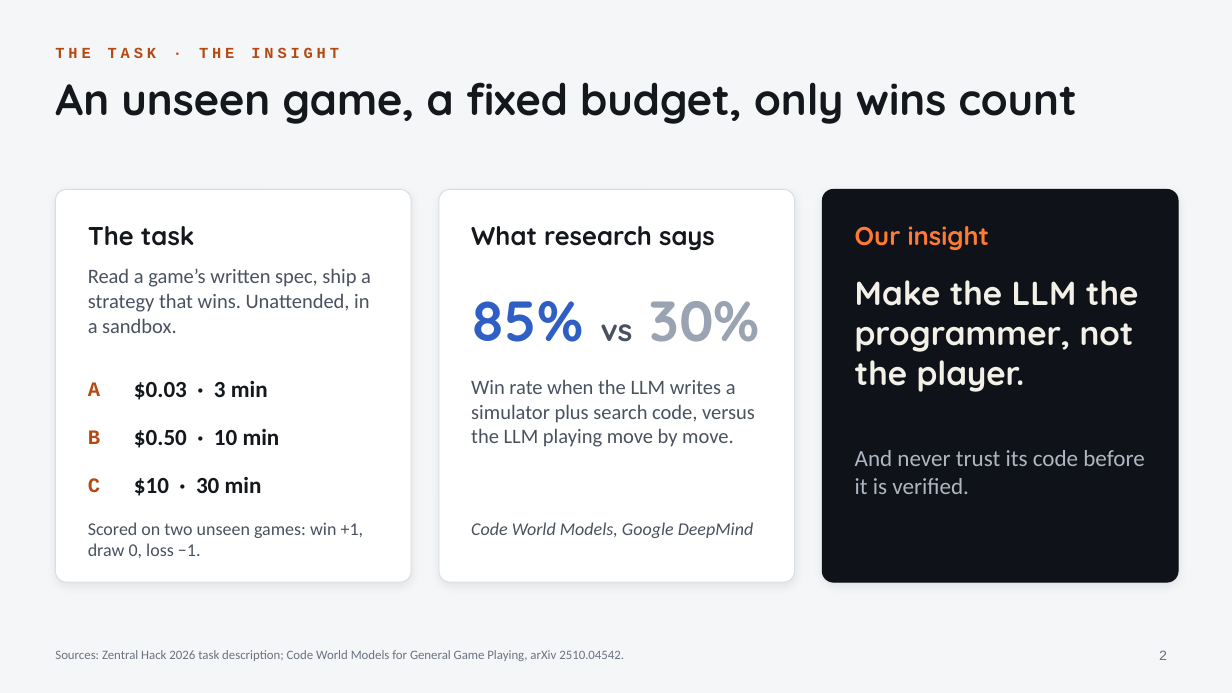
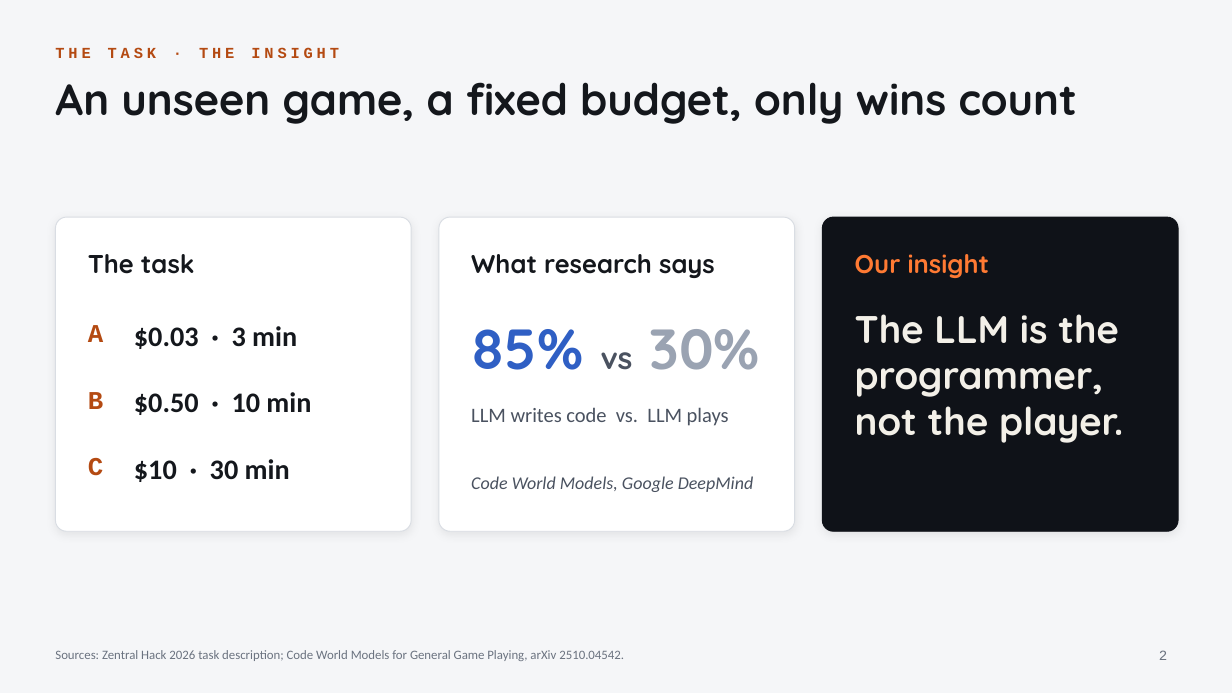
Before and after one commit to timoo-006/zentralhack-harness, a slide deck: slide 2 of docs/presentation/pitch.pptx. Drawn at 1232x693 pixels with LibreOffice and Linux fonts; fonts in the diff are those of the drawing. Boxes give left, top, right and bottom in pixels: in the first picture for what was removed or moved away, otherwise in the second. Text is boxed around its words. In the diff, an @@ line names an element or a change of style, - is before the commit and + after.

```diff
--- a/docs/presentation/pitch.pptx
+++ b/docs/presentation/pitch.pptx
@@ rounded rectangle: place and size @@
-rounded rectangle at (55, 189, 411, 582)
+rounded rectangle at (55, 217, 411, 531)
@@ rounded rectangle: place and size @@
-rounded rectangle at (439, 189, 795, 582)
+rounded rectangle at (439, 217, 795, 531)
@@ proportions changed in 3 elements at (55, 217, 411, 531), (439, 217, 795, 531), (823, 217, 1178, 531) @@
@@ rounded rectangle: place and size @@
-rounded rectangle at (823, 189, 1178, 582)
+rounded rectangle at (823, 217, 1178, 531)
@@ text removed at (88, 268, 371, 333) @@
-Read a game’s written spec, ship a strategy that wins. Unattended, in a sandbox.
@@ 4 texts: place and size @@
-4 texts at (88, 226, 990, 342)
+4 texts at (88, 254, 990, 370)
@@ size 16 to 20 pt in 3 elements at (88, 458, 103, 476), (88, 392, 103, 409), (88, 325, 103, 342) @@
@@ text "A": place and size @@
-text "A" at (88, 382, 100, 396)
+text "A" at (88, 325, 103, 342)
@@ size 18 to 22 pt in 3 elements at (134, 459, 290, 482), (134, 392, 311, 415), (134, 326, 297, 349) @@
@@ text "$0.03 · 3 min": place and size @@
-text "$0.03 · 3 min" at (134, 381, 268, 400)
+text "$0.03 · 3 min" at (134, 326, 297, 349)
@@ text at (855, 314, 1123, 443): text changed; size 26 to 30 pt @@
-Make the LLM the programmer, not the player.
+The LLM is the programmer, not the player.
@@ text "B": place and size @@
-text "B" at (88, 430, 100, 444)
+text "B" at (88, 392, 103, 409)
@@ text "$0.50 · 10 min": place and size @@
-text "$0.50 · 10 min" at (134, 429, 280, 448)
+text "$0.50 · 10 min" at (134, 392, 311, 415)
@@ text at (471, 407, 729, 426): text changed @@
-Win rate when the LLM writes a simulator plus search code, versus the LLM playing move by move.
+LLM writes code vs. LLM plays
@@ text "C": place and size @@
-text "C" at (88, 478, 100, 493)
+text "C" at (88, 458, 103, 476)
@@ text "$10 · 30 min": place and size @@
-text "$10 · 30 min" at (134, 477, 262, 496)
+text "$10 · 30 min" at (134, 459, 290, 482)
@@ text "Code World Models, Google DeepMind": place and size @@
-text "Code World Models, Google DeepMind" at (471, 522, 753, 538)
+text "Code World Models, Google DeepMind" at (471, 476, 753, 492)
@@ text removed at (855, 450, 1144, 494) @@
-And never trust its code before it is verified.
@@ text removed at (88, 522, 364, 558) @@
-Scored on two unseen games: win +1, draw 0, loss −1.
```
Also in this commit, not shown: 6 other slides changed, 4 other files.
